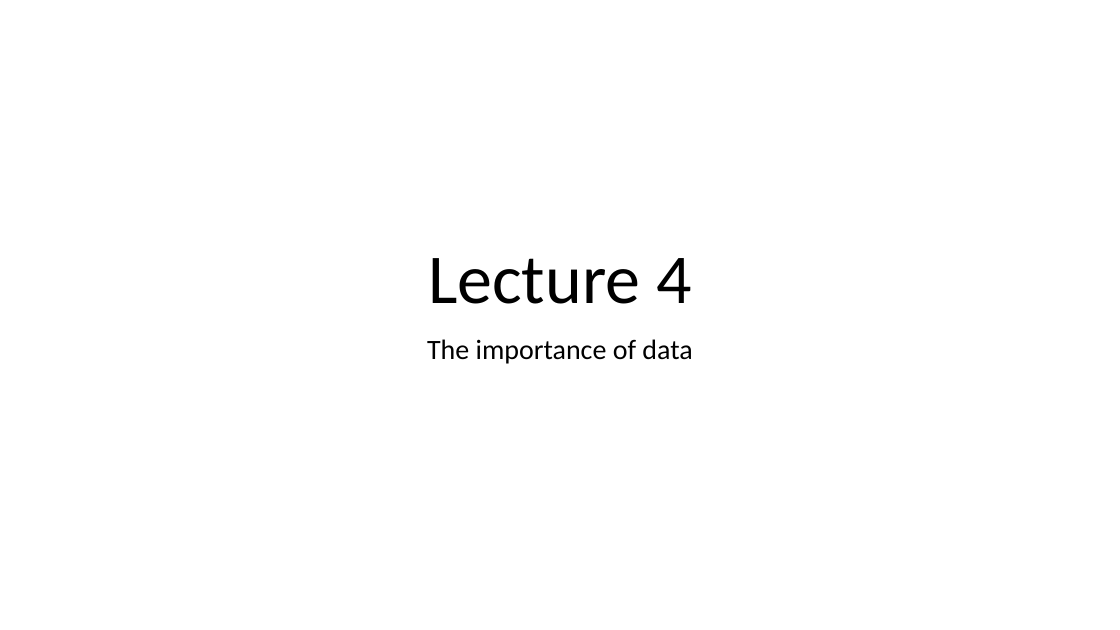
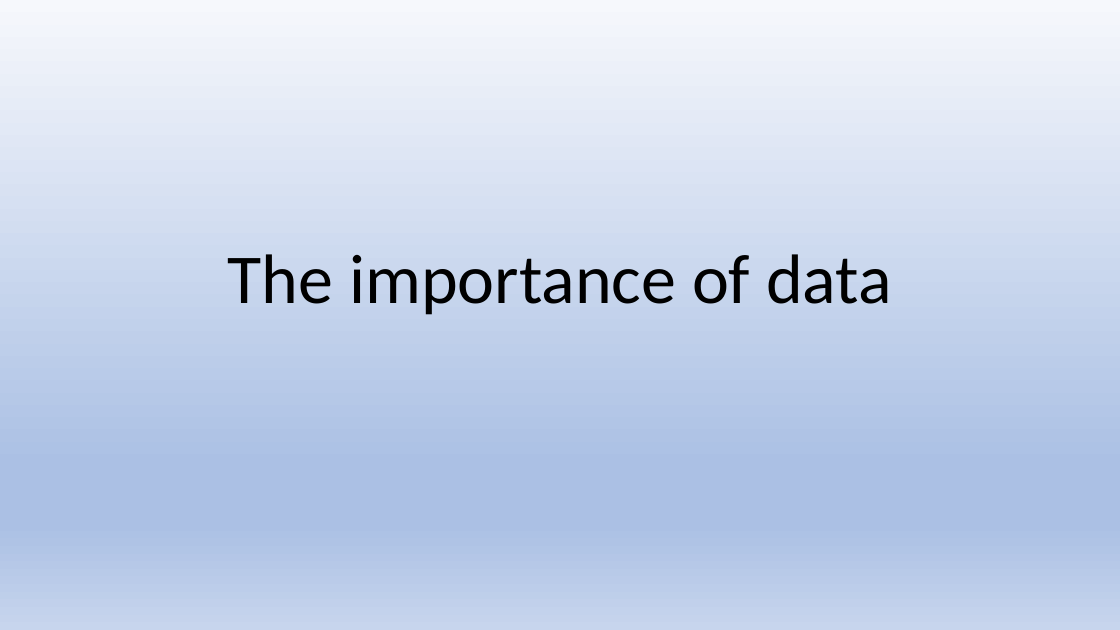
Before and after one commit to AlastairShipman1/HydraulicModel, a slide deck: slide 3 of Documents/Lecture outlines/Lecture 4/Lecture 4 Importance of data.pptx (slide 1 before the commit). Drawn at 1120x630 pixels with LibreOffice and Linux fonts; fonts in the diff are those of the drawing. Boxes give left, top, right and bottom in pixels: in the first picture for what was removed or moved away, otherwise in the second. Text is boxed around its words. In the diff, an @@ line names an element or a change of style, - is before the commit and + after.

```diff
--- a/Documents/Lecture outlines/Lecture 4/Lecture 4 Importance of data.pptx
+++ b/Documents/Lecture outlines/Lecture 4/Lecture 4 Importance of data.pptx
@@ background #FFFFFF to gradient #F6F8FC to #ABC0E4 to #C7D5ED @@
@@ title "The importance of data": place and size @@
-title "The importance of data" at (427, 339, 692, 364)
+title "The importance of data" at (228, 254, 892, 315)
@@ title "The importance of data" at (228, 254, 892, 315): size 24 to 60 pt; less space between paragraphs; vertical alignment top to bottom @@
@@ title removed at (428, 258, 691, 304) @@
-Lecture 4
```
Also in this commit, not shown: 3 other slides changed, 4 slides added, 1 slide removed, 12 other files.
